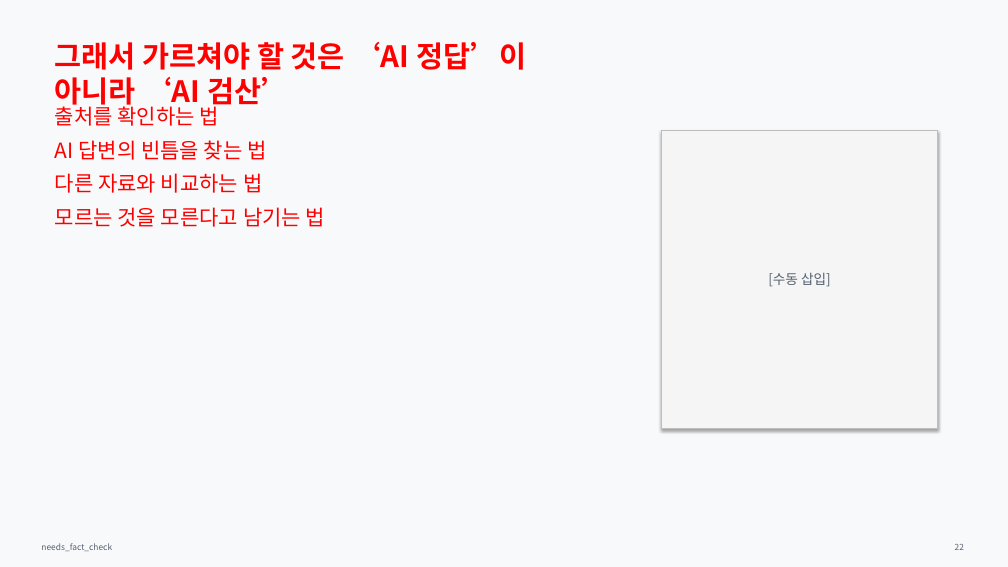
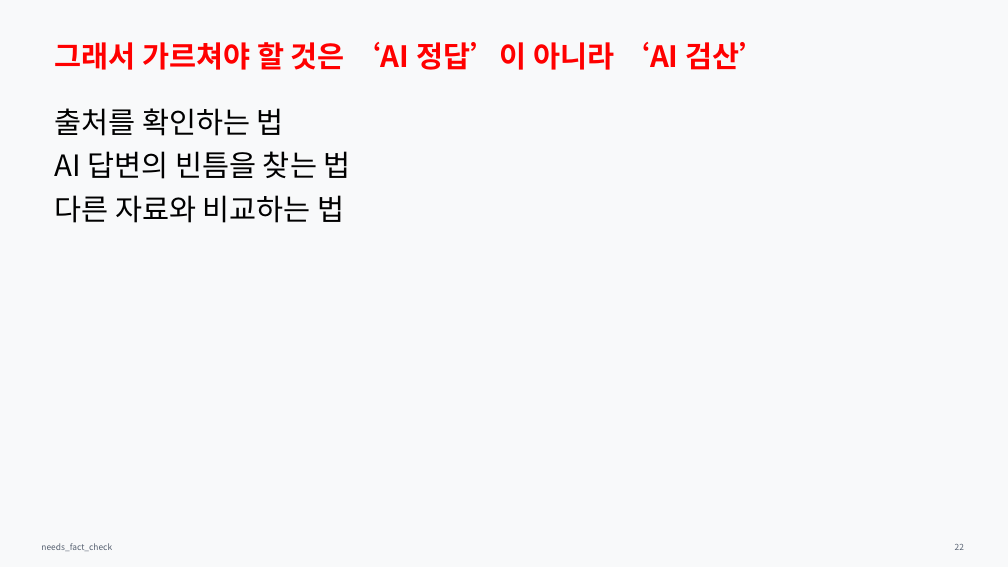
Before and after one commit to Rlearnchan/luddite, a slide deck: slide 22 of outputs/pptx/ai_knowledge_institution_styled_draft.pptx. Drawn at 1008x567 pixels with LibreOffice and Linux fonts; fonts in the diff are those of the drawing. Boxes give left, top, right and bottom in pixels: in the first picture for what was removed or moved away, otherwise in the second. Text is boxed around its words. In the diff, an @@ line names an element or a change of style, - is before the commit and + after.

```diff
--- a/outputs/pptx/ai_knowledge_institution_styled_draft.pptx
+++ b/outputs/pptx/ai_knowledge_institution_styled_draft.pptx
@@ text "그래서 가르쳐야 할 것은 ‘AI ..." rewrapped from <box>55,42,526,110</box> to <box>55,42,768,70</box> @@
@@ text "출처를 확인하는 법" at <box>55,108,351,223</box>: size 20 to 28 pt, text colour #FF0000 to #000000 @@
@@ rectangle removed at <box>662,130,938,429</box> @@
-[수동 삽입]
@@ text at <box>55,207,325,227</box>: paragraph removed @@
-모르는 것을 모른다고 남기는 법
```
Also in this commit, not shown: 22 other slides changed, 8 other files.
